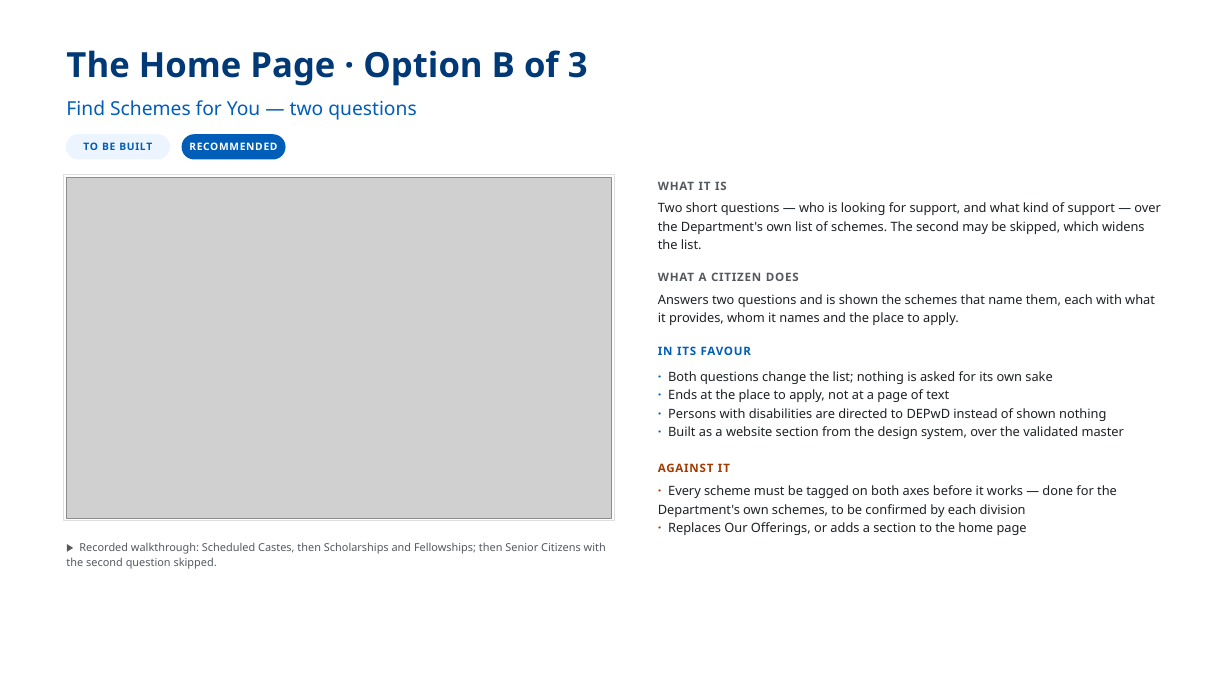
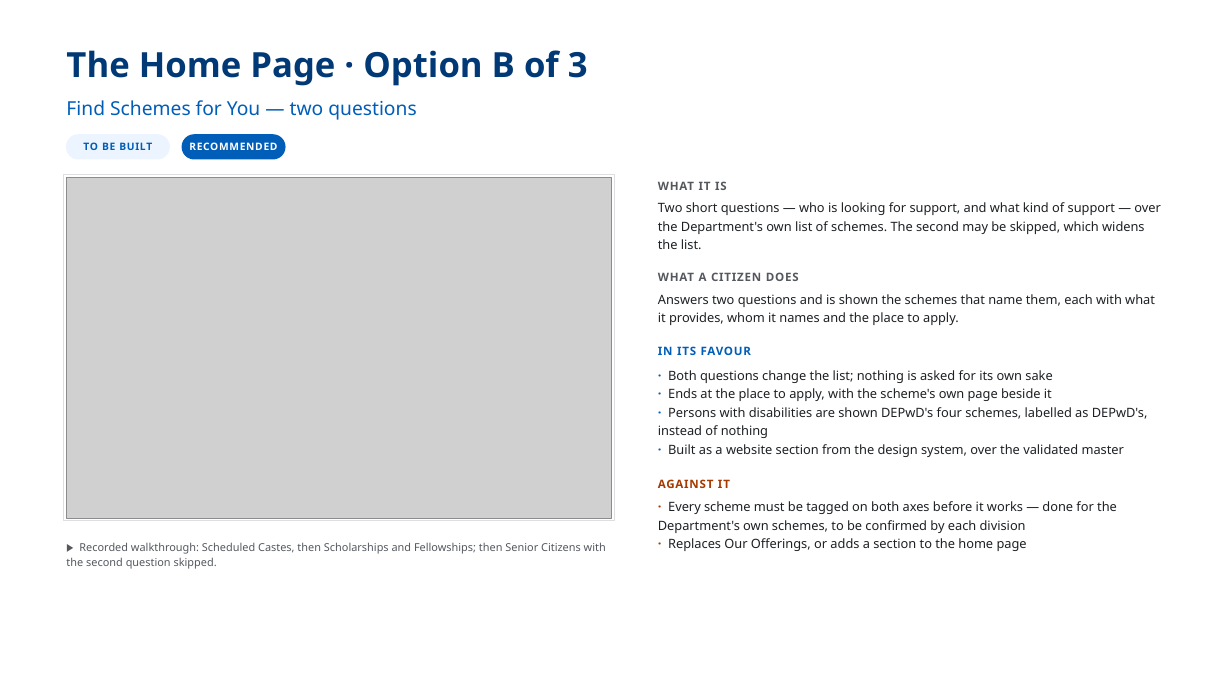
Before and after one commit to AkashShivanand/mosje, a slide deck: slide 5 of docs/plans/MoSJE-Service-Discovery-Options.pptx. Drawn at 1232x693 pixels with LibreOffice and Linux fonts; fonts in the diff are those of the drawing; grey boxes stand for pictures. Boxes give left, top, right and bottom in pixels: in the first picture for what was removed or moved away, otherwise in the second. Text is boxed around its words. In the diff, an @@ line names an element or a change of style, - is before the commit and + after.

```diff
--- a/docs/plans/MoSJE-Service-Discovery-Options.pptx
+++ b/docs/plans/MoSJE-Service-Discovery-Options.pptx
@@ text at (658,388,1148,438): text changed @@
-· Ends at the place to apply, not at a page of text
-· Persons with disabilities are directed to DEPwD instead of shown nothing
+· Ends at the place to apply, with the scheme's own page beside it
+· Persons with disabilities are shown DEPwD's four schemes, labelled as DEPwD's, instead of nothing
@@ text "AGAINST IT": place and size @@
-text "AGAINST IT" at (658,463,730,472)
+text "AGAINST IT" at (658,479,730,488)
@@ text "· Every scheme must be ...": place and size @@
-text "· Every scheme must be ..." at (658,485,1117,535)
+text "· Every scheme must be ..." at (658,501,1117,551)
```
Also in this commit, not shown: 1 other slide changed, 35 other files.
